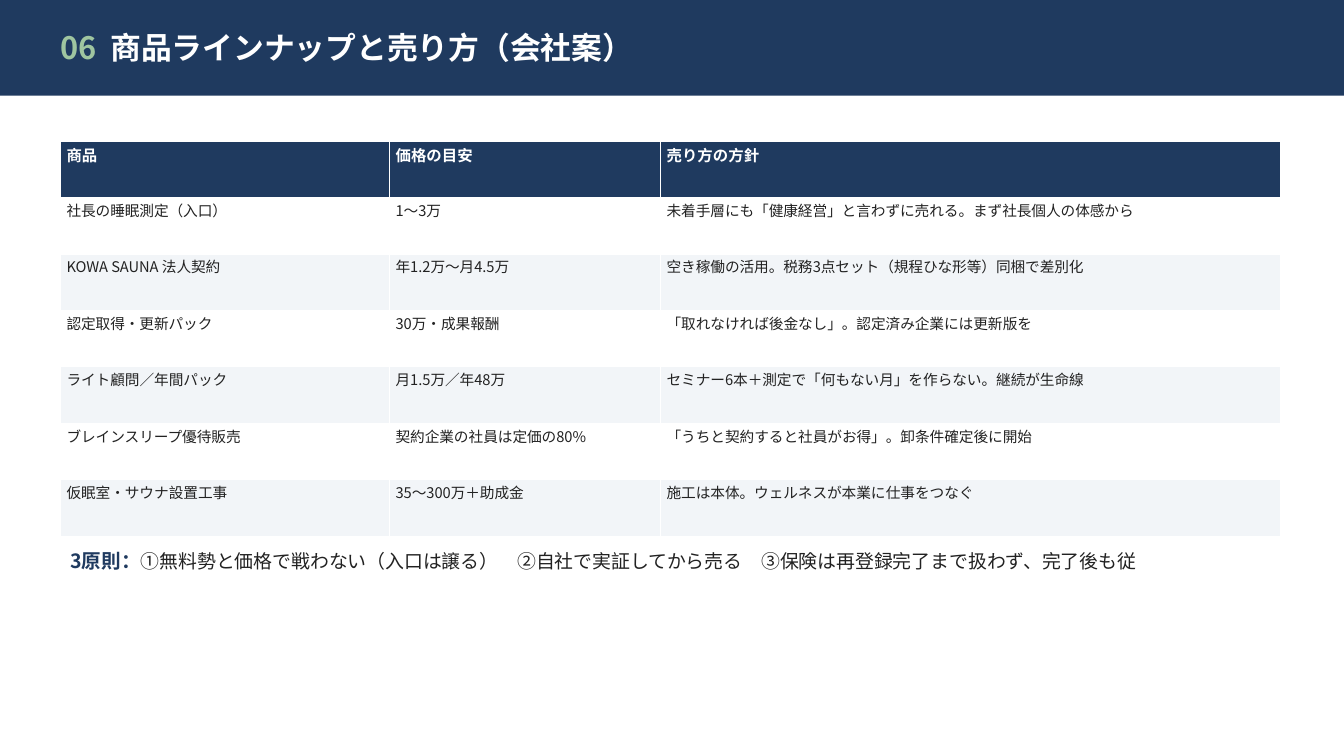
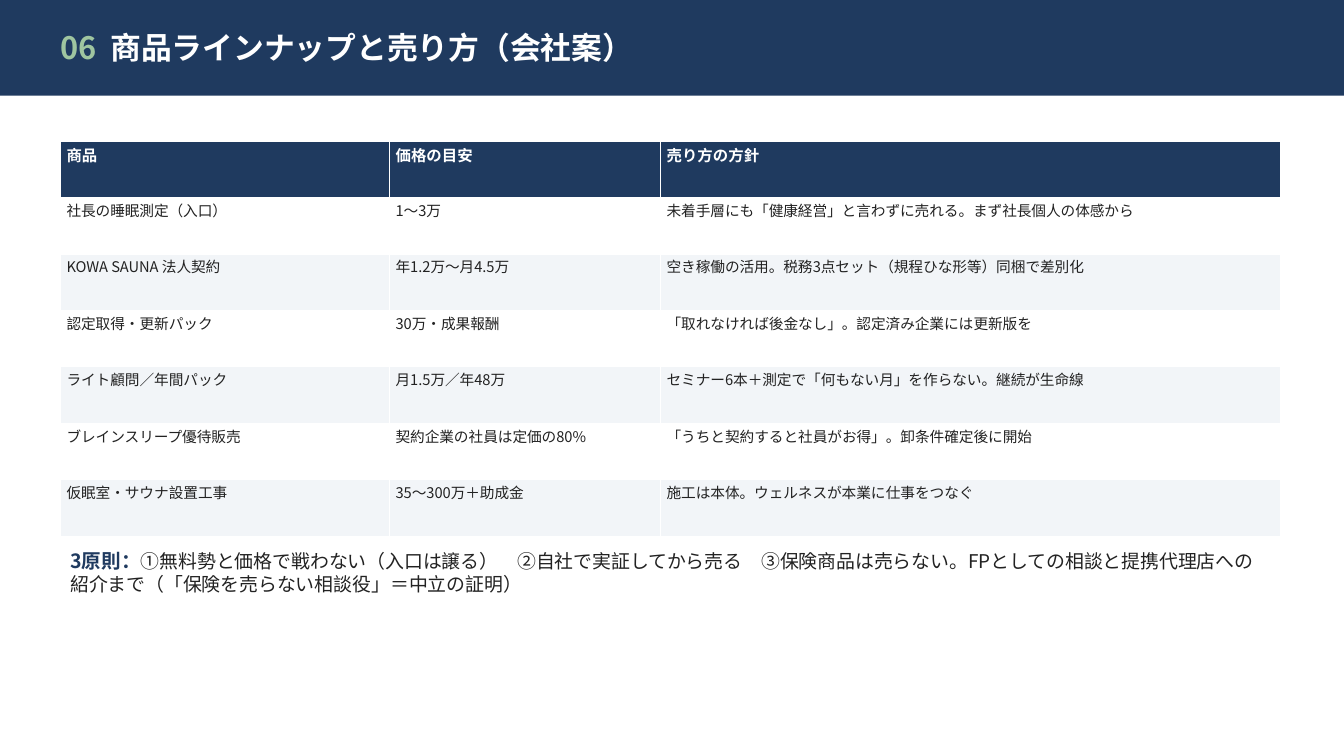
Before and after one commit to hiroaki-hab/test-repo-my-first-codex-smart-support-dev, a slide deck: slide 7 of wellness-business-plan/slides/ウェルネス事業_会社計画案_小林さん検討用.pptx. Drawn at 1344x756 pixels with LibreOffice and Linux fonts; fonts in the diff are those of the drawing. Boxes give left, top, right and bottom in pixels: in the first picture for what was removed or moved away, otherwise in the second. Text is boxed around its words. In the diff, an @@ line names an element or a change of style, - is before the commit and + after.

```diff
--- a/wellness-business-plan/slides/ウェルネス事業_会社計画案_小林さん検討用.pptx
+++ b/wellness-business-plan/slides/ウェルネス事業_会社計画案_小林さん検討用.pptx
@@ text at (70, 551, 1253, 593): text changed @@
-3原則：①無料勢と価格で戦わない（入口は譲る） ②自社で実証してから売る ③保険は再登録完了まで扱わず、完了後も従
+3原則：①無料勢と価格で戦わない（入口は譲る） ②自社で実証してから売る ③保険商品は売らない。FPとしての相談と提携代理店への紹介まで（「保険を売らない相談役」＝中立の証明）
```
Also in this commit, not shown: 4 other slides changed, 1 other file.
